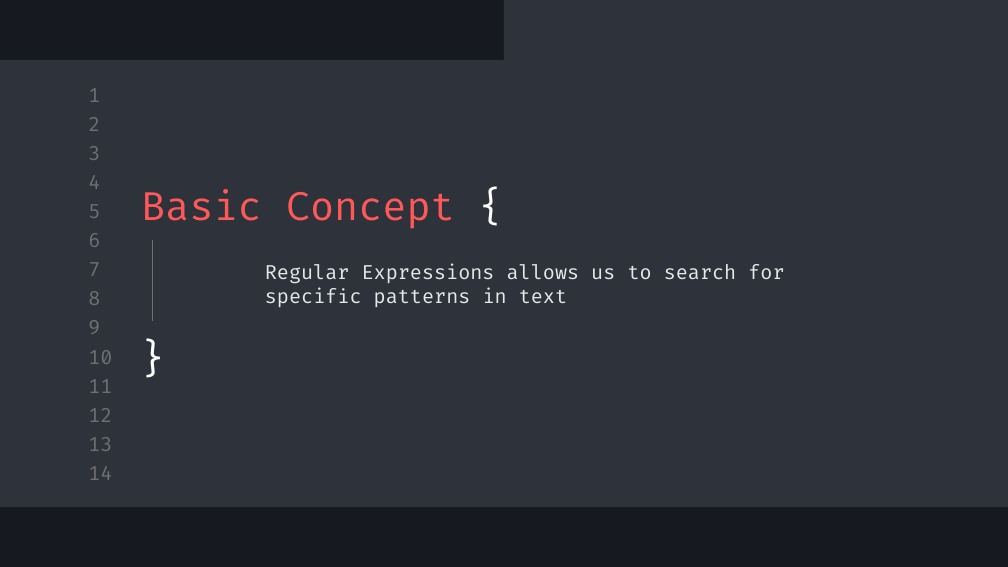
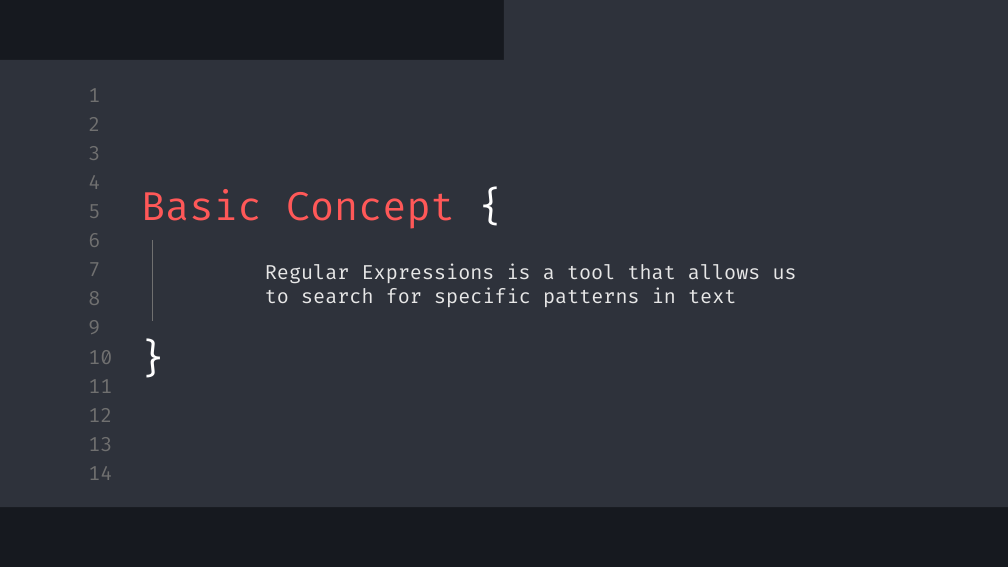
Before and after one commit to SaadGhazai/regex, a slide deck: slide 2 of regex_slides.pptx. Drawn at 1008x567 pixels with LibreOffice and Linux fonts; fonts in the diff are those of the drawing. Boxes give left, top, right and bottom in pixels: in the first picture for what was removed or moved away, otherwise in the second. Text is boxed around its words. In the diff, an @@ line names an element or a change of style, - is before the commit and + after.

```diff
--- a/regex_slides.pptx
+++ b/regex_slides.pptx
@@ subtitle at box(265, 264, 797, 307): text changed @@
-Regular Expressions allows us to search for specific patterns in text
+Regular Expressions is a tool that allows us to search for specific patterns in text
```
Also in this commit, not shown: 2 other slides changed, 2 other files.
